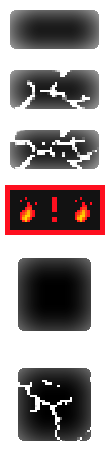
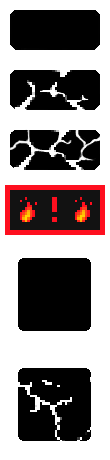
Layered file, before and after one edit (110x460). Changes by layer:
painted on "Layer 5" over [10, 10, 100, 50]
painted on "Layer 3" over [23, 76, 93, 110]
painted on "Layer 5 copy" over [10, 70, 100, 110]
renamed "Layer 3 copy 3" to "Layer 3 Copy", painted on it over [10, 129, 100, 170]
painted on "Layer 5 copy 3" over [10, 129, 100, 170]
